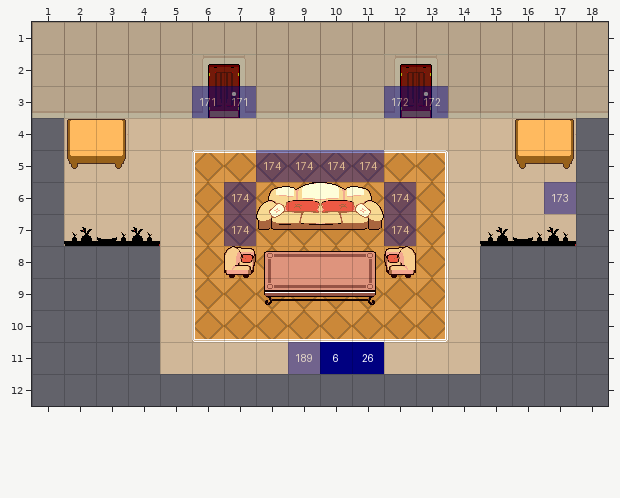
Two versions of a level (Tiled map, bgs/maps/room_02.tmx). Above, as it was before the edit.
Cells are 32x32 px. Shown: x 1..18, y 1..12. The old version is drawn lined up with the new one.
New version:
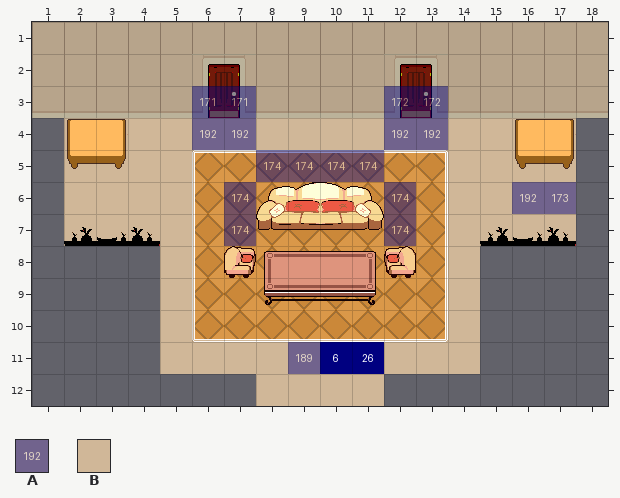
Key: from "blue-labels": A 191; from "room03": B 6.
_ is an empty cell.
See-through tiles are keyed as they look on the map.
Change:
map size 20x12 -> 20x14 cells
Layer "decor":
There is now tile B in row 12 at x 8 to 11.
Layer "actions":
There is now tile A in row 4 at x 6 to 7 and 12 to 13; in row 6 at x 16.
Changed places in both pictures, as pixel boxes (x1, y1, x2, y2):
added: (192, 118, 256, 150)
added: (384, 118, 448, 150)
added: (512, 182, 544, 214)
added: (256, 374, 384, 406)
